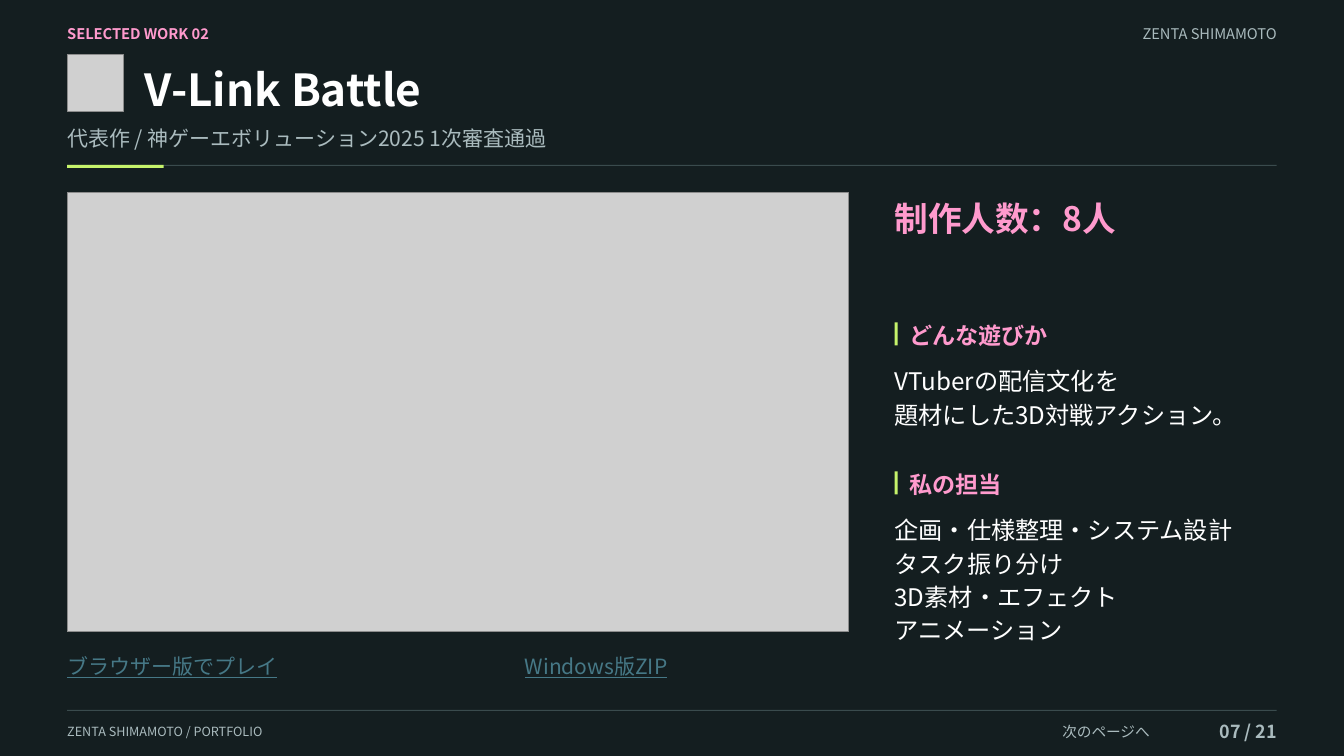
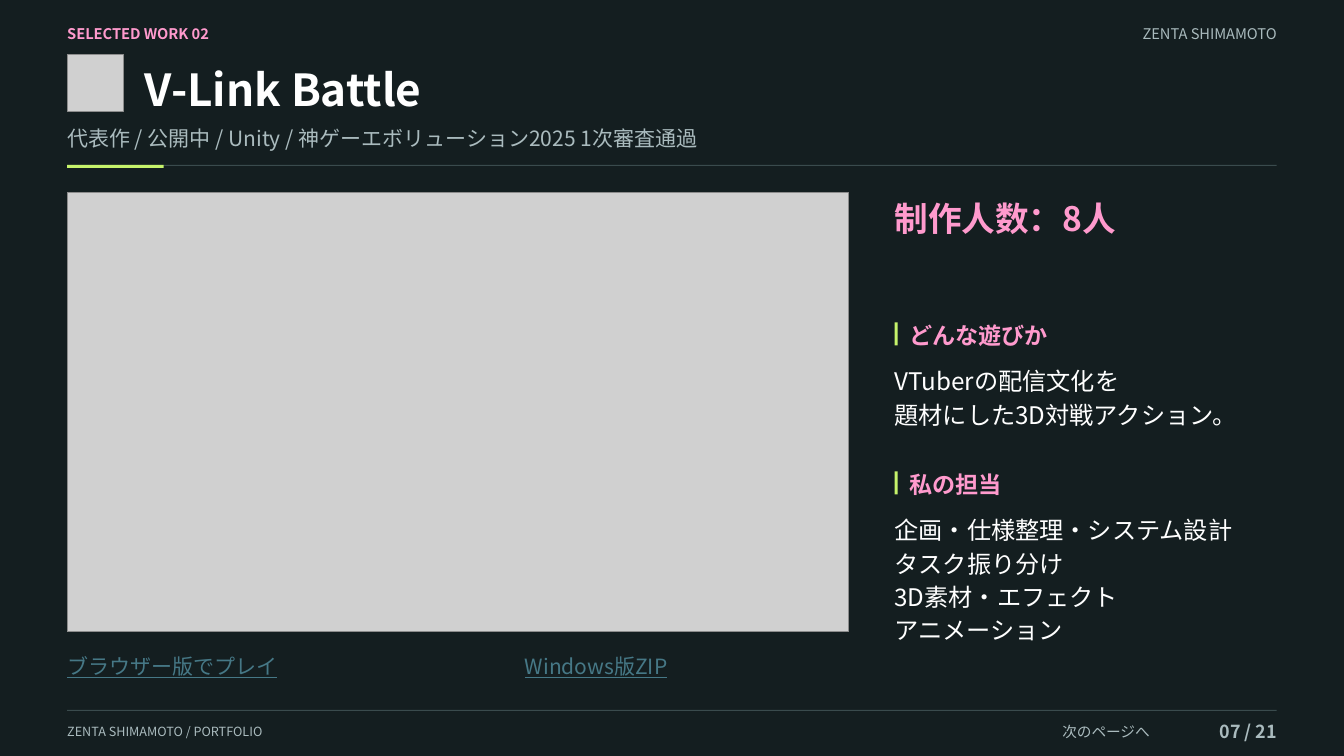
Before and after one commit to kuon-haruto/portfolio, a slide deck: slide 7 of documents/portfolio/島本善太_ポートフォリオ.pptx. Drawn at 1344x756 pixels with LibreOffice and Linux fonts; fonts in the diff are those of the drawing; grey boxes stand for pictures. Boxes give left, top, right and bottom in pixels: in the first picture for what was removed or moved away, otherwise in the second. Text is boxed around its words. In the diff, an @@ line names an element or a change of style, - is before the commit and + after.

```diff
--- a/documents/portfolio/島本善太_ポートフォリオ.pptx
+++ b/documents/portfolio/島本善太_ポートフォリオ.pptx
@@ text at box(67, 128, 697, 151): text changed @@
-代表作 / 神ゲーエボリューション2025 1次審査通過
+代表作 / 公開中 / Unity / 神ゲーエボリューション2025 1次審査通過
```
Also in this commit, not shown: 8 other slides changed, 5 other files.
